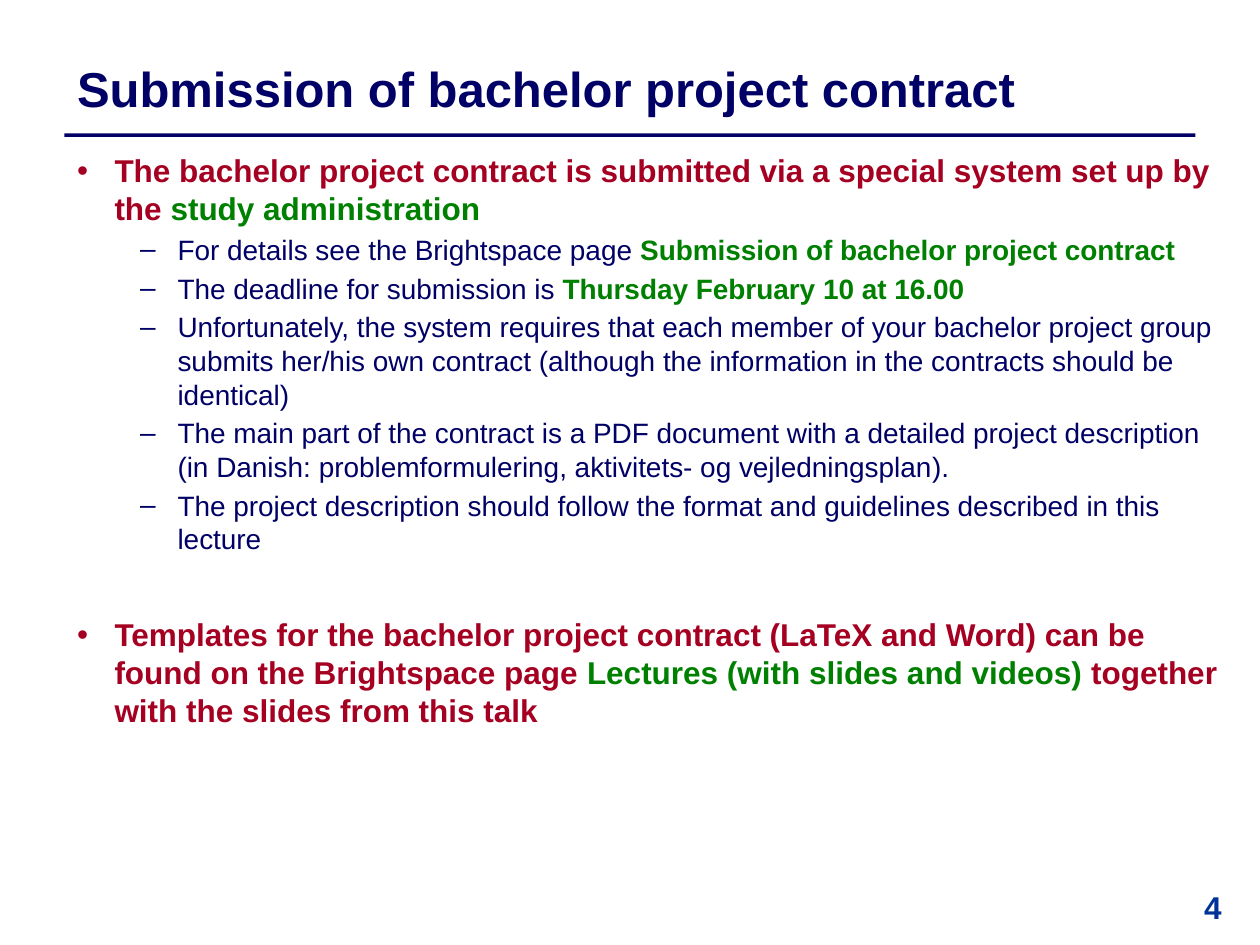
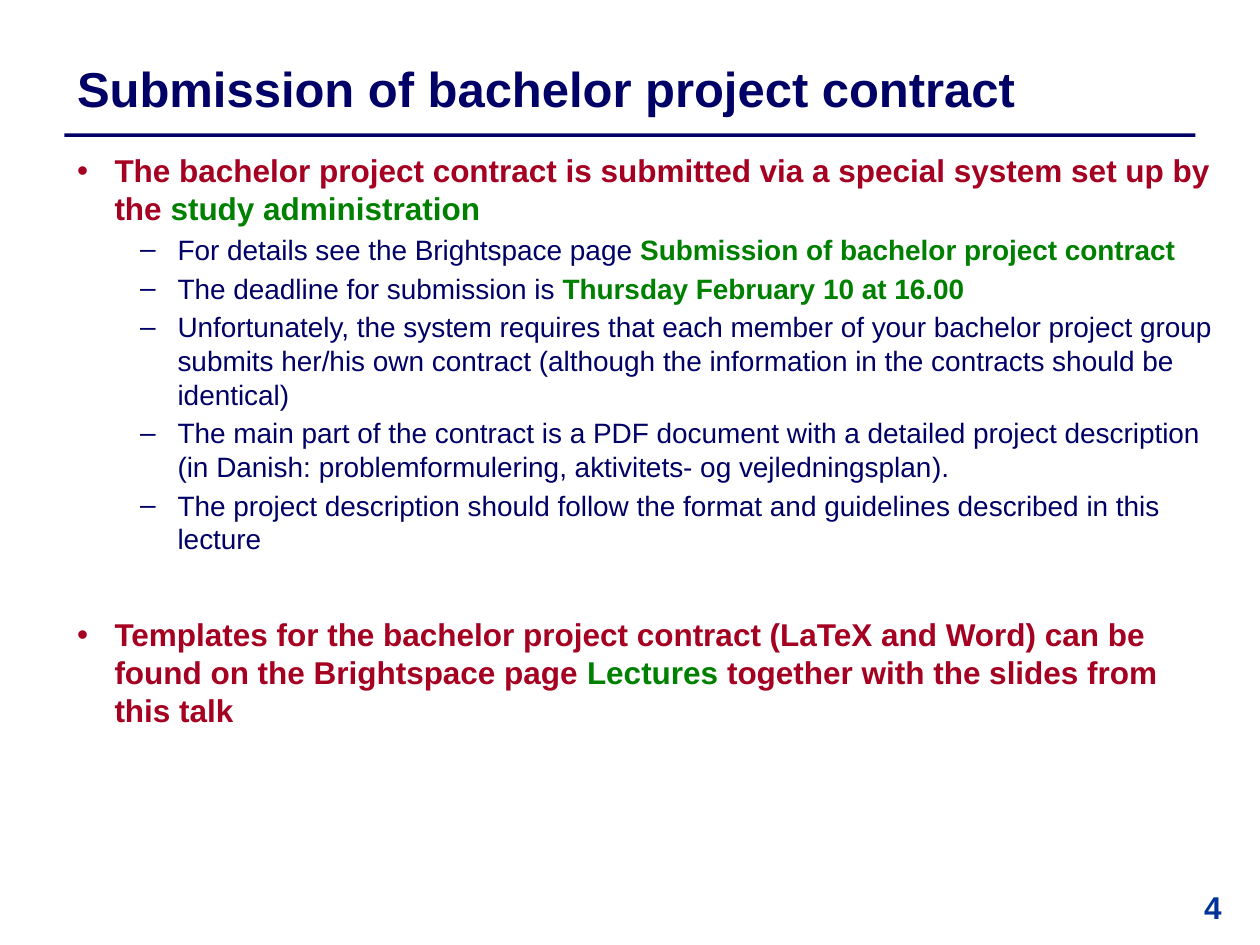
Before and after one commit to IntProgAU/Materiale, a slide deck: slide 4 of web/b23/1 Bachelor Contract .pptx. Drawn at 1260x945 pixels with LibreOffice and Linux fonts; fonts in the diff are those of the drawing. Boxes give left, top, right and bottom in pixels: in the first picture for what was removed or moved away, otherwise in the second. Text is boxed around its words. In the diff, an @@ line names an element or a change of style, - is before the commit and + after.

```diff
--- a/web/b23/1 Bachelor Contract .pptx
+++ b/web/b23/1 Bachelor Contract .pptx
@@ text at (115,623,1157,723): text changed @@
-  • Templates for the bachelor project contract (LaTeX and Word) can be found on the Brightspace page Lectures (with slides and videos) together with the slides from this talk
+  • Templates for the bachelor project contract (LaTeX and Word) can be found on the Brightspace page Lectures together with the slides from this talk
```
Also in this commit, not shown: 3 other slides changed.
